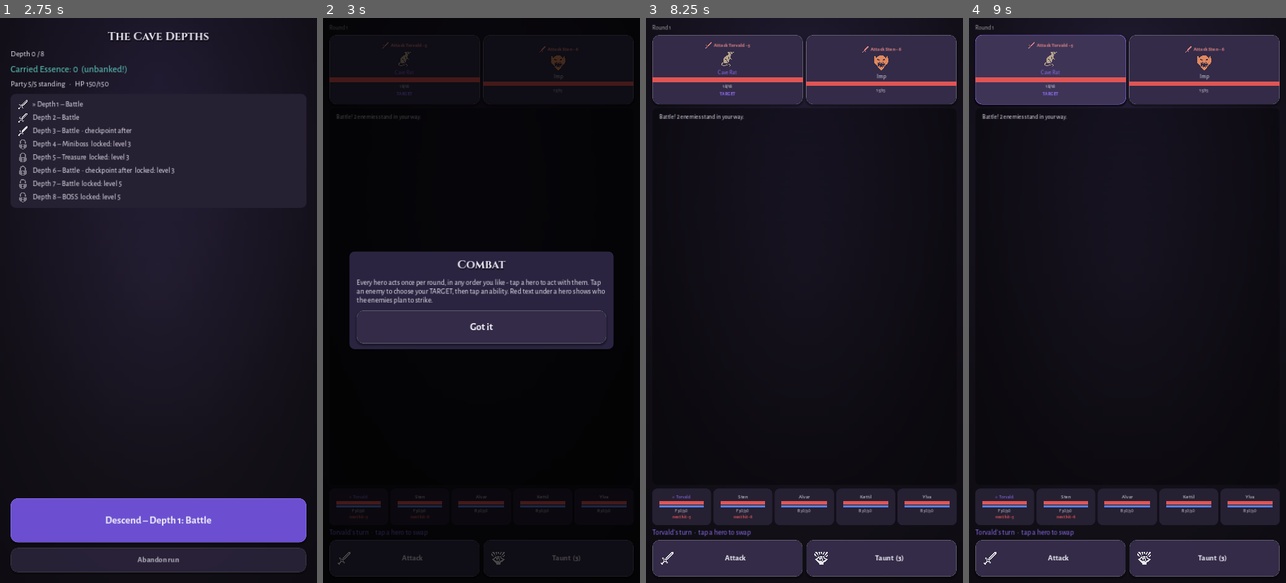
Above: before the commit, frames 1-4 (left to right).
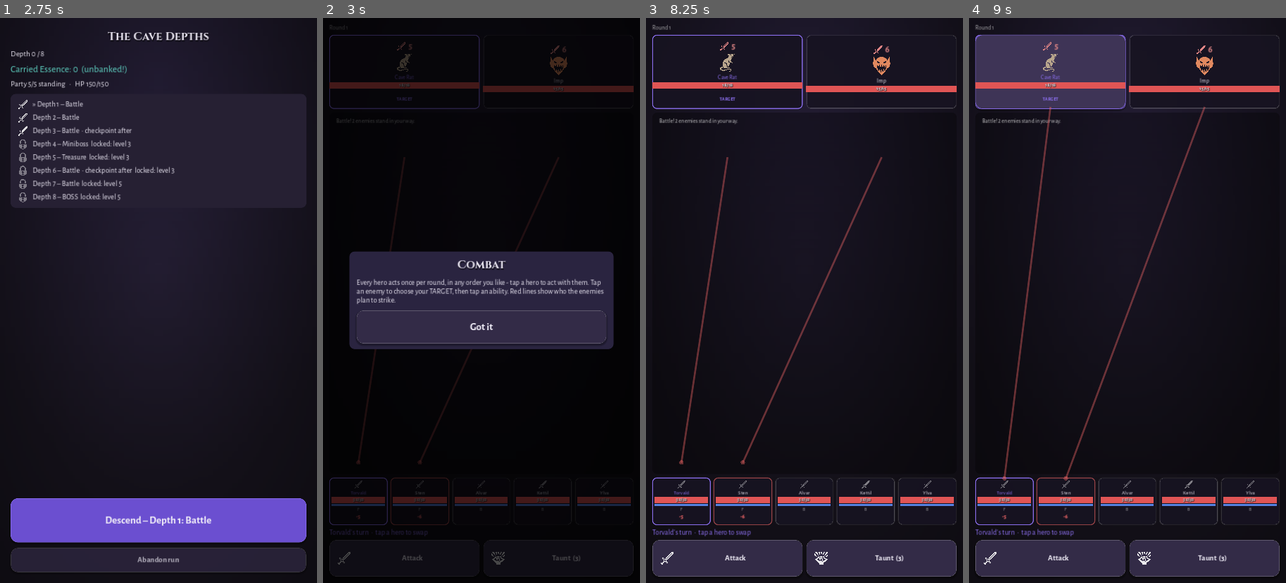
Above: after the commit, the same moments.

Repository: DrDev1337/Dreamapp
Game: Godot game, scene res://scenes/main.tscn
Two runs of this game, one before a commit and one after it. Both use one fixed random seed, a clock stepped at 60 frames per second and the inputs below.
Inputs (mouse positions are in pixels of both pictures, inside the frame that each line leads up to):
- Up to frame 1 (2.75 s): click "+ New party" at 0.5 s; click "Begin the descent" at 1.25 s; click "START RUN – The Cave Depths" at 2 s
- Up to frame 2 (3 s): click "Descend – Depth 1: Battle" at 2.75 s
- Up to frame 3 (8.25 s): click (728, 68) at 3.52 s; click (728, 74) at 4.27 s; click (880, 68) at 5.02 s; click (880, 74) at 5.77 s; click "Attack" at 6.5 s; click "Taunt (3)" at 7.25 s; click "Got it" at 8 s
- Up to frame 4 (9 s): click (1051, 68) at 8.77 s

Frame 1 is identical in both runs. In frame 2, 4.5% of the frame differs, in the area x 2-98%, y 3-90%; in frame 3, 15%, in the area x 1-98%, y 3-90%; in frame 4, 11%.

Commit message:
Redesign combat UI using genre conventions
Researched how established roguelites present party combat and applied
the patterns:

- Slay the Spire: enemy intent is now an icon + big damage number above
  the enemy's head instead of a text sentence
- Slice & Dice: incoming damage is shown ON the threatened hero (red
  -N badge and red card border), and translucent threat lines connect
  each enemy to the hero it plans to strike
- Mobile glanceability: HP numbers are rendered inside the bars on
  both sides; statuses moved to a quiet sub-line
- Card design: enemies and heroes are bordered cards - selected target
  gets an accent frame + TARGET tag, the active hero an accent frame,
  threatened heroes a red frame; text markers ("»") removed
- Hero cards show the class emblem (lit in accent once the class locks)

Co-Authored-By: Claude Fable 5 <noreply@anthropic.com>
Claude-Session: https://claude.ai/code/session_019aKYy591HB2eGFWw2i1t2D

Diff:
--- a/src/ui/combat_screen.gd
+++ b/src/ui/combat_screen.gd
@@ -1,9 +1,16 @@
 extends ScreenBase
-## Stridsvyn för party (party_design.md). Byggs EN gång och uppdateras
-## per handling: fiender överst (tryckbara mål med intentioner), logg,
-## hjälteraden (aktiv hjälte markerad, fallna dimmade) och den aktiva
-## hjältens förmågor längst ner. Juice: glidande HP-bars, flygande
-## skadesiffror, skak och röd blixt.
+## Stridsvyn för party. Designmönster lånade från genren:
+##  - Slay the Spire: intentionen är IKON + SIFFRA över fiendens huvud,
+##    inte en mening. Skadesiffran är det viktiga.
+##  - Slice & Dice: inkommande skada visas PÅ hjälten som ska ta den,
+##    och hotlinjer kopplar visuellt ihop fiende och mål.
+##  - Mobilpraxis: HP-siffror INUTI barerna (glanceable + exakt),
+##    kortdesign med ram-markering i stället för textmarkörer.
+## Vyn byggs EN gång och uppdateras per handling.
+
+const CARD_BG := Color(0.09, 0.075, 0.13, 0.9)
+const CARD_BORDER_IDLE := Color(1, 1, 1, 0.08)
+const COLOR_THREAT := Color("ff6b6b")
 
 var selected_target := 0
 var victory_rewards := {}
@@ -12,12 +19,34 @@
 
 # Persistenta nodreferenser.
 var order_label: Label
-var enemy_widgets: Array = []  # {button, name_label, hp_bar, info_label, intent_*}
-var hero_widgets: Array = []  # {panel, name_label, hp_bar, mana_bar, info_label}
+var enemy_widgets: Array = []
+var hero_widgets: Array = []
+var threat_overlay: ThreatOverlay
 var log_label: Label
 var turn_label: Label
 var bottom_area: VBoxContainer
 var ability_buttons := {}  # ability_id -> Button
+
+
+## Ritar hotlinjer från varje fiende till hjälten den siktar på
+## (Slice & Dice-mönstret: koppla hot visuellt, inte i text).
+class ThreatOverlay:
+	extends Control
+	var pairs: Array = []  # [{"from": Control, "to": Control}]
+
+	func _draw() -> void:
+		for pair in pairs:
+			var from: Control = pair["from"]
+			var to: Control = pair["to"]
+			if not is_instance_valid(from) or not is_instance_valid(to):
+				continue
+			var start: Vector2 = (
+				from.global_position + Vector2(from.size.x * 0.5, from.size.y - 4) - global_position
+			)
+			var stop: Vector2 = to.global_position + Vector2(to.size.x * 0.5, 2) - global_position
+			var color := Color(0.95, 0.4, 0.4, 0.4)
+			draw_line(start, stop, color, 3.0, true)
+			draw_circle(stop, 5.0, color)
 
 
 func build() -> void:
@@ -37,8 +66,8 @@
 		var hint := (
 			"Every hero acts once per round, in any order you like - "
 			+ "tap a hero to act with them. Tap an enemy to choose your "
-			+ "TARGET, then tap an ability. Red text under a hero shows "
-			+ "who the enemies plan to strike."
+			+ "TARGET, then tap an ability. Red lines show who the "
+			+ "enemies plan to strike."
 		)
 		UIKit.popup(self, "Combat", hint)
 
@@ -53,7 +82,7 @@
 	layout.add_child(order_label)
 
 	var enemies_row := HBoxContainer.new()
-	enemies_row.add_theme_constant_override("separation", 6)
+	enemies_row.add_theme_constant_override("separation", 8)
 	enemy_widgets = []
 	for i in engine.enemies.size():
 		var widget := _make_enemy_widget(i)
@@ -61,15 +90,16 @@
 		enemy_widgets.append(widget)
 	layout.add_child(enemies_row)
 
-	var log_panel := UIKit.panel(Color(0, 0, 0, 0.35))
+	var log_panel := UIKit.panel(Color(0, 0, 0, 0.3))
 	log_panel.size_flags_vertical = Control.SIZE_EXPAND_FILL
-	log_label = UIKit.body("", 14)
+	log_label = UIKit.body("", 13)
+	log_label.add_theme_color_override("font_color", Color(1, 1, 1, 0.75))
 	log_label.size_flags_vertical = Control.SIZE_EXPAND_FILL
 	log_panel.add_child(log_label)
 	layout.add_child(log_panel)
 
 	var heroes_row := HBoxContainer.new()
-	heroes_row.add_theme_constant_override("separation", 5)
+	heroes_row.add_theme_constant_override("separation", 6)
 	hero_widgets = []
 	for i in engine.heroes.size():
 		var widget := _make_hero_widget(i)
@@ -86,42 +116,78 @@
 	layout.add_child(bottom_area)
 	_build_ability_grid()
 
+	threat_overlay = ThreatOverlay.new()
+	threat_overlay.set_anchors_and_offsets_preset(Control.PRESET_FULL_RECT)
+	threat_overlay.mouse_filter = Control.MOUSE_FILTER_IGNORE
+	threat_overlay.z_index = 5
+	add_child(threat_overlay)
+
+
+## Kortram: idle är nästan osynlig, vald/aktiv får färgad kant.
+func _card_style(border: Color, width := 2) -> StyleBoxFlat:
+	var style := StyleBoxFlat.new()
+	style.bg_color = CARD_BG
+	style.set_corner_radius_all(10)
+	style.set_border_width_all(width)
+	style.border_color = border
+	style.content_margin_left = 6
+	style.content_margin_right = 6
+	style.content_margin_top = 6
+	style.content_margin_bottom = 6
+	return style
+
+
+## HP/mana-bar med siffran centrerad INUTI baren.
+func _bar_with_text(value: int, max_value: int, color: Color, height: int) -> Dictionary:
+	var bar := UIKit.bar(value, max_value, color, height)
+	var text := Label.new()
+	text.set_anchors_and_offsets_preset(Control.PRESET_FULL_RECT)
+	text.horizontal_alignment = HORIZONTAL_ALIGNMENT_CENTER
+	text.vertical_alignment = VERTICAL_ALIGNMENT_CENTER
+	text.add_theme_font_override("font", UIKit.FONT_BOLD)
+	text.add_theme_font_size_override("font_size", height - 3)
+	text.add_theme_color_override("font_shadow_color", Color(0, 0, 0, 0.8))
+	text.add_theme_constant_override("shadow_offset_y", 1)
+	text.mouse_filter = Control.MOUSE_FILTER_IGNORE
+	bar.add_child(text)
+	return {"bar": bar, "text": text}
+
 
 func _make_enemy_widget(index: int) -> Dictionary:
 	var enemy: Dictionary = engine.enemies[index]
 	var button := Button.new()
 	button.size_flags_horizontal = Control.SIZE_EXPAND_FILL
-	button.custom_minimum_size = Vector2(0, 158)
+	button.custom_minimum_size = Vector2(0, 168)
 	var box := VBoxContainer.new()
 	box.set_anchors_and_offsets_preset(Control.PRESET_FULL_RECT)
 	box.mouse_filter = Control.MOUSE_FILTER_IGNORE
 	box.alignment = BoxContainer.ALIGNMENT_CENTER
-	# Intentionen (US-3.4): "ikon ovanför fienden visar nästa handling".
+	box.add_theme_constant_override("separation", 3)
+	# Intentionen (StS-mönstret): ikon + STOR siffra, ingen mening.
 	var intent_row := HBoxContainer.new()
 	intent_row.alignment = BoxContainer.ALIGNMENT_CENTER
-	intent_row.add_theme_constant_override("separation", 4)
-	var intent_icon := Icons.image(Icons.INTENT["attack"], 16)
+	intent_row.add_theme_constant_override("separation", 5)
+	var intent_icon := Icons.image(Icons.INTENT["attack"], 22)
 	intent_row.add_child(intent_icon)
-	var intent_label := UIKit.body("", 12)
-	# Autowrap i en HBox ger 1 tecken/rad – intentionen ska vara EN rad.
-	intent_label.autowrap_mode = TextServer.AUTOWRAP_OFF
+	var intent_label := Label.new()
 	intent_label.add_theme_font_override("font", UIKit.FONT_BOLD)
+	intent_label.add_theme_font_size_override("font_size", 20)
 	intent_row.add_child(intent_label)
 	box.add_child(intent_row)
 	var icon_texture: Texture2D = Icons.ENEMY.get(enemy["id"], Icons.SKULL)
 	var tint: Color = Icons.ENEMY_TINT.get(enemy["id"], Color.WHITE)
-	var icon := Icons.image(icon_texture, 38, tint)
+	var icon := Icons.image(icon_texture, 46, tint)
 	icon.size_flags_horizontal = Control.SIZE_SHRINK_CENTER
 	box.add_child(icon)
 	var name_label := UIKit.body(String(enemy["name"]), 13)
 	name_label.horizontal_alignment = HORIZONTAL_ALIGNMENT_CENTER
 	box.add_child(name_label)
-	var hp_bar := UIKit.bar(int(enemy["hp"]), int(enemy["max_hp"]), UIKit.COLOR_HP, 10)
-	box.add_child(hp_bar)
+	var hp := _bar_with_text(int(enemy["hp"]), int(enemy["max_hp"]), UIKit.COLOR_HP, 15)
+	box.add_child(hp["bar"])
 	var info_label := UIKit.body("", 11)
 	info_label.horizontal_alignment = HORIZONTAL_ALIGNMENT_CENTER
+	info_label.add_theme_color_override("font_color", Color(1, 1, 1, 0.7))
 	box.add_child(info_label)
-	# Tydligt målval: "TARGET"-strip under den valda fienden.
 	var target_strip := Label.new()
 	target_strip.text = "TARGET"
 	target_strip.horizontal_alignment = HORIZONTAL_ALIGNMENT_CENTER
@@ -139,7 +205,8 @@
 	return {
 		"button": button,
 		"name_label": name_label,
-		"hp_bar": hp_bar,
+		"hp_bar": hp["bar"],
+		"hp_text": hp["text"],
 		"info_label": info_label,
 		"intent_row": intent_row,
 		"intent_icon": intent_icon,
@@ -150,8 +217,9 @@
 
 func _make_hero_widget(index: int) -> Dictionary:
 	var hero: Dictionary = engine.heroes[index]
-	var panel := UIKit.panel()
+	var panel := PanelContainer.new()
 	panel.size_flags_horizontal = Control.SIZE_EXPAND_FILL
+	panel.custom_minimum_size = Vector2(0, 108)
 	# Tappbar: spelaren väljer vem som agerar på partyts tur.
 	panel.mouse_filter = Control.MOUSE_FILTER_STOP
 	panel.gui_input.connect(
@@ -161,27 +229,35 @@
 	)
 	var box := VBoxContainer.new()
 	box.add_theme_constant_override("separation", 2)
+	# Klassemblem som porträtt – ger korten identitet.
+	var emblem := Icons.image(Icons.ABILITY.get("basic_attack", Icons.SKULL), 20)
+	emblem.size_flags_horizontal = Control.SIZE_SHRINK_CENTER
+	box.add_child(emblem)
 	var name_label := UIKit.body(String(hero["name"]), 12)
 	name_label.horizontal_alignment = HORIZONTAL_ALIGNMENT_CENTER
 	box.add_child(name_label)
-	var hp_bar := UIKit.bar(int(hero["hp"]), int(hero["max_hp"]), UIKit.COLOR_HP, 8)
-	box.add_child(hp_bar)
+	var hp := _bar_with_text(int(hero["hp"]), int(hero["max_hp"]), UIKit.COLOR_HP, 14)
+	box.add_child(hp["bar"])
 	var mana_bar := UIKit.bar(int(hero["mana"]), int(hero["max_mana"]), UIKit.COLOR_MANA, 5)
 	box.add_child(mana_bar)
 	var info_label := UIKit.body("", 10)
 	info_label.horizontal_alignment = HORIZONTAL_ALIGNMENT_CENTER
+	info_label.add_theme_color_override("font_color", Color(1, 1, 1, 0.6))
 	box.add_child(info_label)
-	# Hotvisning: vem fienderna tänker slå och för ungefär hur mycket.
-	var threat_label := UIKit.body("", 10)
+	# Inkommande skada PÅ hjälten (Slice & Dice-mönstret).
+	var threat_label := Label.new()
 	threat_label.horizontal_alignment = HORIZONTAL_ALIGNMENT_CENTER
 	threat_label.add_theme_font_override("font", UIKit.FONT_BOLD)
-	threat_label.add_theme_color_override("font_color", UIKit.COLOR_HP)
+	threat_label.add_theme_font_size_override("font_size", 13)
+	threat_label.add_theme_color_override("font_color", COLOR_THREAT)
 	box.add_child(threat_label)
 	panel.add_child(box)
 	return {
 		"panel": panel,
+		"emblem": emblem,
 		"name_label": name_label,
-		"hp_bar": hp_bar,
+		"hp_bar": hp["bar"],
+		"hp_text": hp["text"],
 		"mana_bar": mana_bar,
 		"info_label": info_label,
 		"threat_label": threat_label,
@@ -215,6 +291,22 @@
 	bottom_area.add_child(grid)
 
 
+## Intent-chip: attacker visar bara siffran, övrigt ett kort ord.
+func _intent_chip(intent: Dictionary) -> String:
+	match String(intent.get("kind", "")):
+		"attack", "heavy", "frenzy":
+			return str(int(intent.get("est", 0)))
+		"double":
+			return "%d x2" % int(int(intent.get("est", 0)) / 2.0)
+		"guard":
+			return "Guard"
+		"heal":
+			return "Heal"
+		"stunned":
+			return "Stun"
+	return ""
+
+
 ## Uppdaterar hela vyn mot motorns tillstånd. animate=true tweenar bars.
 func _refresh(animate: bool) -> void:
 	var alive := engine.living_enemies()
@@ -223,8 +315,8 @@
 
 	order_label.text = "Round %d" % engine.round_number
 
-	# Hot per hjälte: summera vad fienderna planerar att slå dem för.
 	var incoming := {}
+	var threat_pairs: Array = []
 	for i in enemy_widgets.size():
 		var enemy: Dictionary = engine.enemies[i]
 		var widget: Dictionary = enemy_widgets[i]
@@ -232,7 +324,10 @@
 		var button: Button = widget["button"]
 		var selected: bool = i == selected_target and not dead
 		button.disabled = dead
-		button.modulate = Color(1, 1, 1, 0.35) if dead else Color.WHITE
+		button.modulate = Color(1, 1, 1, 0.3) if dead else Color.WHITE
+		var border := UIKit.COLOR_ACCENT if selected else CARD_BORDER_IDLE
+		for state in ["normal", "hover", "pressed", "disabled"]:
+			button.add_theme_stylebox_override(state, _card_style(border))
 		widget["target_strip"].visible = selected and not engine.is_over()
 		var phase_mark := (
 			"  [PHASE 2]" if enemy.get("is_boss", false) and int(enemy.get("phase", 1)) == 2 else ""
@@ -242,9 +337,8 @@
 			"font_color", UIKit.COLOR_ACCENT if selected else Color("e8e4f0")
 		)
 		_set_bar(widget["hp_bar"], int(enemy["hp"]), int(enemy["max_hp"]), animate)
-		widget["info_label"].text = (
-			"%d/%d %s" % [int(enemy["hp"]), int(enemy["max_hp"]), _status_text(enemy)]
-		)
+		widget["hp_text"].text = "%d/%d" % [int(enemy["hp"]), int(enemy["max_hp"])]
+		widget["info_label"].text = _status_text(enemy)
 		var intent: Dictionary = enemy.get("intent", {})
 		var intent_kind := String(intent.get("kind", ""))
 		var show_intent := intent_kind != "" and not dead and not engine.is_over()
@@ -253,13 +347,14 @@
 			var tint: Color = Icons.INTENT_TINT.get(intent_kind, Color.WHITE)
 			widget["intent_icon"].texture = Icons.INTENT.get(intent_kind, Icons.INTENT["attack"])
 			widget["intent_icon"].modulate = tint
-			widget["intent_label"].text = String(intent.get("label", ""))
+			widget["intent_label"].text = _intent_chip(intent)
 			widget["intent_label"].add_theme_color_override("font_color", tint)
 			var threat_target := int(intent.get("target", -1))
-			if threat_target >= 0:
+			if threat_target >= 0 and threat_target < hero_widgets.size():
 				incoming[threat_target] = (
 					int(incoming.get(threat_target, 0)) + int(intent.get("est", 0))
 				)
+				threat_pairs.append({"from": button, "to": hero_widgets[threat_target]["panel"]})
 
 	for i in hero_widgets.size():
 		var hero: Dictionary = engine.heroes[i]
@@ -267,36 +362,47 @@
 		var down: bool = hero["hp"] <= 0
 		var is_active: bool = i == engine.active_hero
 		var acted: bool = i in engine.hero_acted
+		var threat := int(incoming.get(i, 0))
 		var tint := Color.WHITE
 		if down:
 			tint = Color(1, 1, 1, 0.35)
 		elif acted:
 			tint = Color(1, 1, 1, 0.55)
 		widget["panel"].modulate = tint
-		widget["name_label"].text = ("» " if is_active else "") + String(hero["name"])
+		var border: Color = CARD_BORDER_IDLE
+		if is_active and not engine.is_over():
+			border = UIKit.COLOR_ACCENT
+		elif threat > 0 and not down and not engine.is_over():
+			border = Color(COLOR_THREAT.r, COLOR_THREAT.g, COLOR_THREAT.b, 0.55)
+		widget["panel"].add_theme_stylebox_override("panel", _card_style(border))
+		widget["name_label"].text = String(hero["name"])
 		widget["name_label"].add_theme_color_override(
 			"font_color", UIKit.COLOR_ACCENT if is_active else Color("e8e4f0")
 		)
+		_update_hero_emblem(widget, i)
 		_set_bar(widget["hp_bar"], int(hero["hp"]), int(hero["max_hp"]), animate)
+		widget["hp_text"].text = (
+			"DOWN" if down else "%d/%d" % [int(hero["hp"]), int(hero["max_hp"])]
+		)
 		_set_bar(widget["mana_bar"], int(hero["mana"]), int(hero["max_mana"]), animate)
 		var row_tag := "F" if String(hero.get("row", "back")) == "front" else "B"
-		widget["info_label"].text = (
-			"DOWN"
-			if down
-			else "%s %d/%d %s" % [row_tag, int(hero["hp"]), int(hero["max_hp"]), _status_text(hero)]
-		)
-		var threat := int(incoming.get(i, 0))
+		var status := _status_text(hero)
+		widget["info_label"].text = row_tag + ("  " + status if status != "" else "")
 		widget["threat_label"].text = (
-			"next hit ~%d" % threat if threat > 0 and not down and not engine.is_over() else ""
-		)
-
-	log_label.text = "\n".join(engine.log.slice(maxi(0, engine.log.size() - 5)))
+			"-%d" % threat if threat > 0 and not down and not engine.is_over() else ""
+		)
+
+	log_label.text = "\n".join(engine.log.slice(maxi(0, engine.log.size() - 4)))
 
 	var active := engine.active_hero
 	if active >= 0 and not engine.is_over():
 		turn_label.text = "%s's turn  ·  tap a hero to swap" % engine.heroes[active]["name"]
 	else:
 		turn_label.text = ""
+
+	if threat_overlay != null:
+		threat_overlay.pairs = threat_pairs if not engine.is_over() else []
+		threat_overlay.queue_redraw()
 
 	for id in ability_buttons:
 		var button: Button = ability_buttons[id]
@@ -325,6 +431,19 @@
 		if String(ability["kind"]) == "revive" and engine.downed_heroes().is_empty():
 			unusable = true
 		button.disabled = unusable
+
+
+## Klassemblemet tänds med accentfärg när hjälten låst sin klass.
+func _update_hero_emblem(widget: Dictionary, index: int) -> void:
+	if Game.party == null or index >= Game.party.heroes.size():
+		return
+	var class_identity: String = Game.party.heroes[index].class_identity
+	var emblem: TextureRect = widget["emblem"]
+	if class_identity != "":
+		emblem.texture = Icons.CLASS_EMBLEM.get(class_identity, emblem.texture)
+		emblem.modulate = UIKit.COLOR_ACCENT
+	else:
+		emblem.modulate = Color(1, 1, 1, 0.45)
 
 
 func _set_bar(bar: ProgressBar, value: int, max_value: int, animate: bool) -> void:
